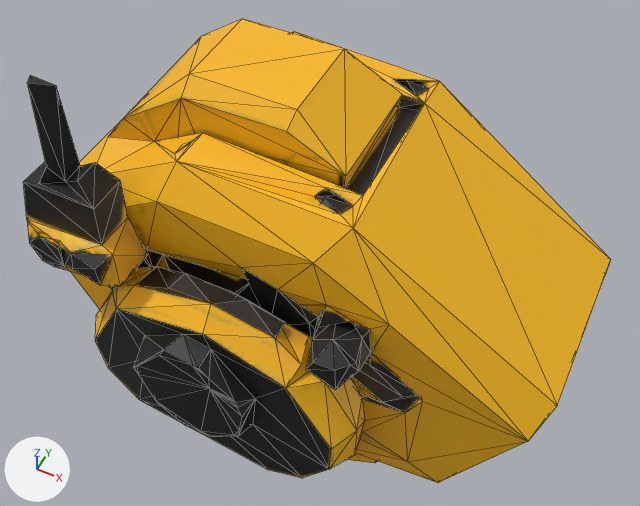
The FBX model Art/Source/chaser-v2-meshy/debris/SM_ChaserV2Debris_Torso.fbx: old version first, new version second.
Both versions are drawn from a camera (50 mm lens) standing at (27.7, -55.1, 71.3) and looking at (-0.4, 1.1, 1.1). Arrows for +X, +Y and +Z are at lower left; the lights stay in place. The picture after the commit comes second. Mesh edges are drawn as thin lines.

Names of what the first picture shows: 'SM_ChaserV2Debris_Torso'.
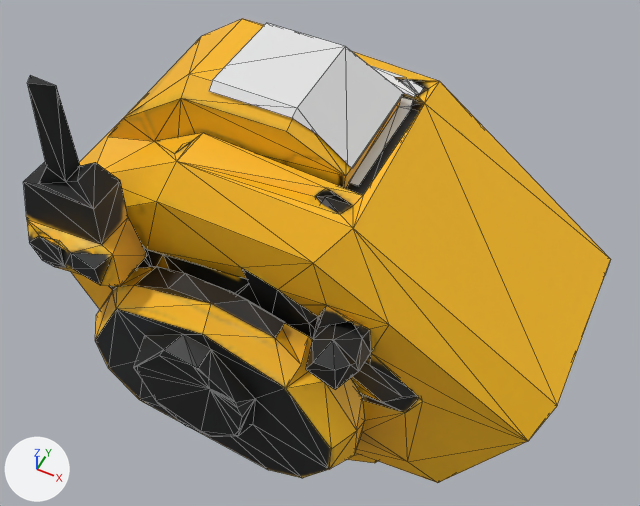
The change, as a list of edits to the scene's bpy script:
```text
Add mat_robot_emblem:
    mat_robot_emblem = principled_material('robot_emblem')
    mat_robot_emblem.base_color = (0.8, 0.8, 0.8)  # white #e7e7e7
Add me_headtorso_001:
    me_headtorso_001.from_pydata(...)  # 43 vertices, 25 faces; spans x -7.44..6.66, y -5.68..8.69, z 19.39..25.48
    me_headtorso_001.materials.append(mat_robot_emblem)  # white #e7e7e7
Add ob_z_emblem:
    ob_z_emblem = bpy.data.objects.new('Z_Emblem', me_headtorso_001)
    ob_z_emblem.location = (0.0, 0.0, 0.0)
```

Pixel boxes (x1, y1, x2, y2) of what changed, in the pictures (640 x 506 px):
'Z_Emblem', added
    after: (209, 23, 423, 186)
